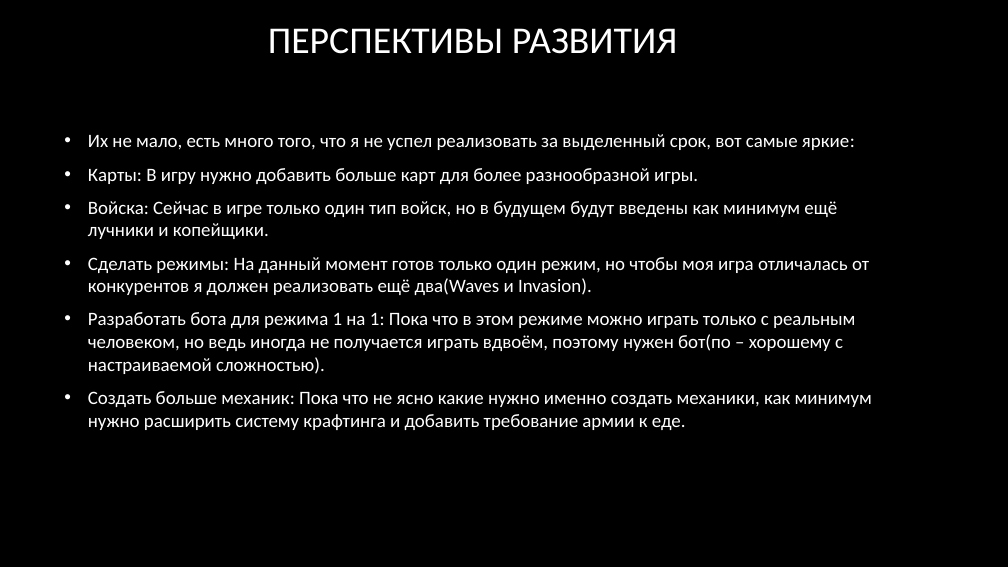
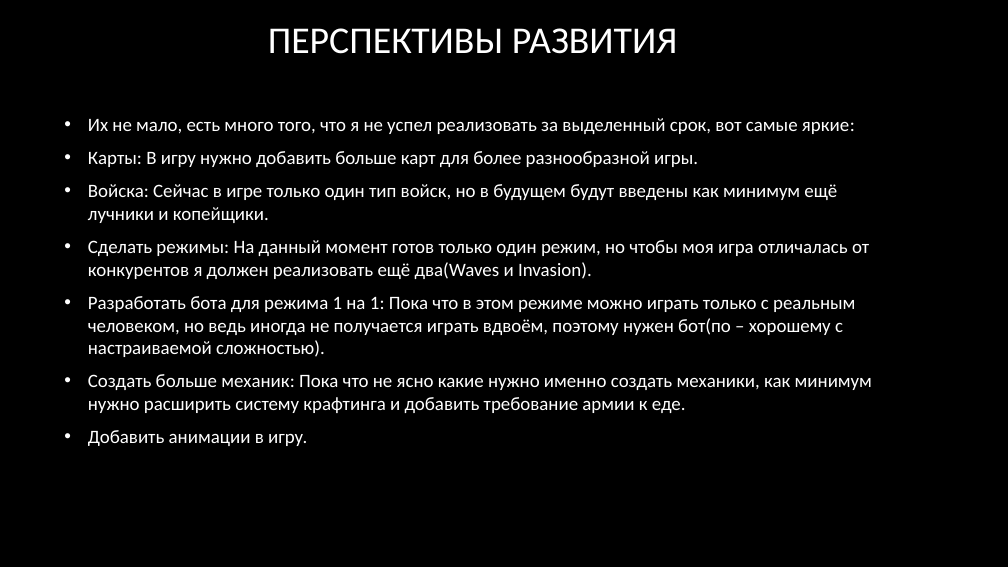
Before and after one commit to Axello228/PygameProject-Castle-story-, a slide deck: slide 9 of Documentation/Презентация.pptx. Drawn at 1008x567 pixels with LibreOffice and Linux fonts; fonts in the diff are those of the drawing; background and template pictures are left out. Boxes give left, top, right and bottom in pixels: in the first picture for what was removed or moved away, otherwise in the second. Text is boxed around its words. In the diff, an @@ line names an element or a change of style, - is before the commit and + after.

```diff
--- a/Documentation/Презентация.pptx
+++ b/Documentation/Презентация.pptx
@@ text at bbox=[88, 430, 307, 446]: paragraph added @@
+• Добавить анимации в игру.
```
Also in this commit, not shown: 2 other slides changed.
